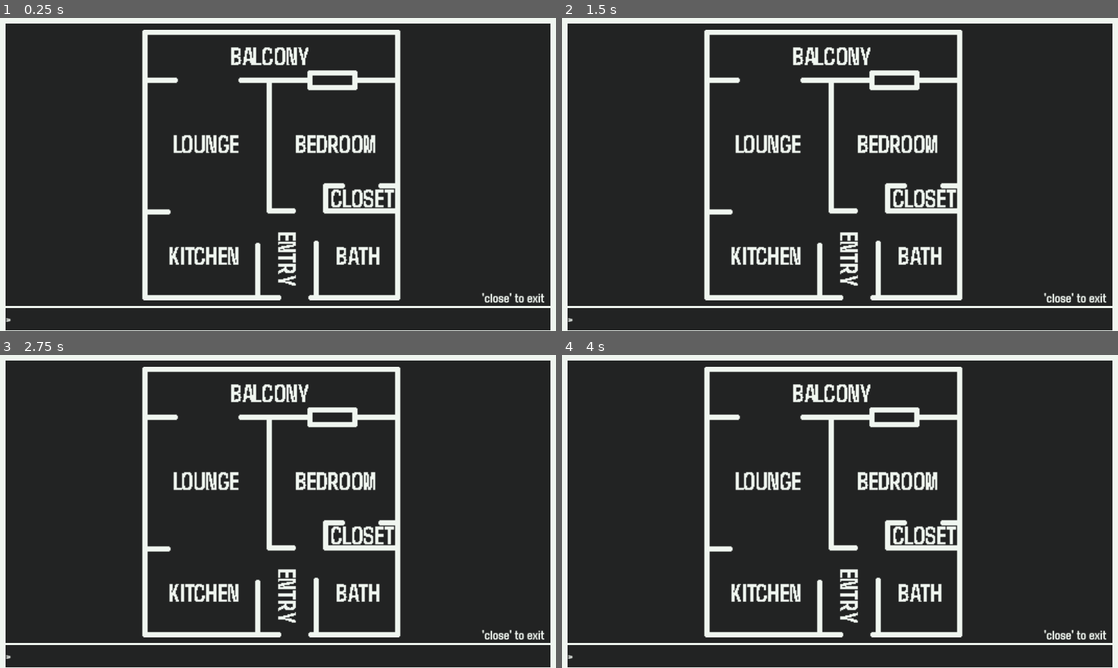
Above: before the commit, frames 1-4 (two rows, left to right).
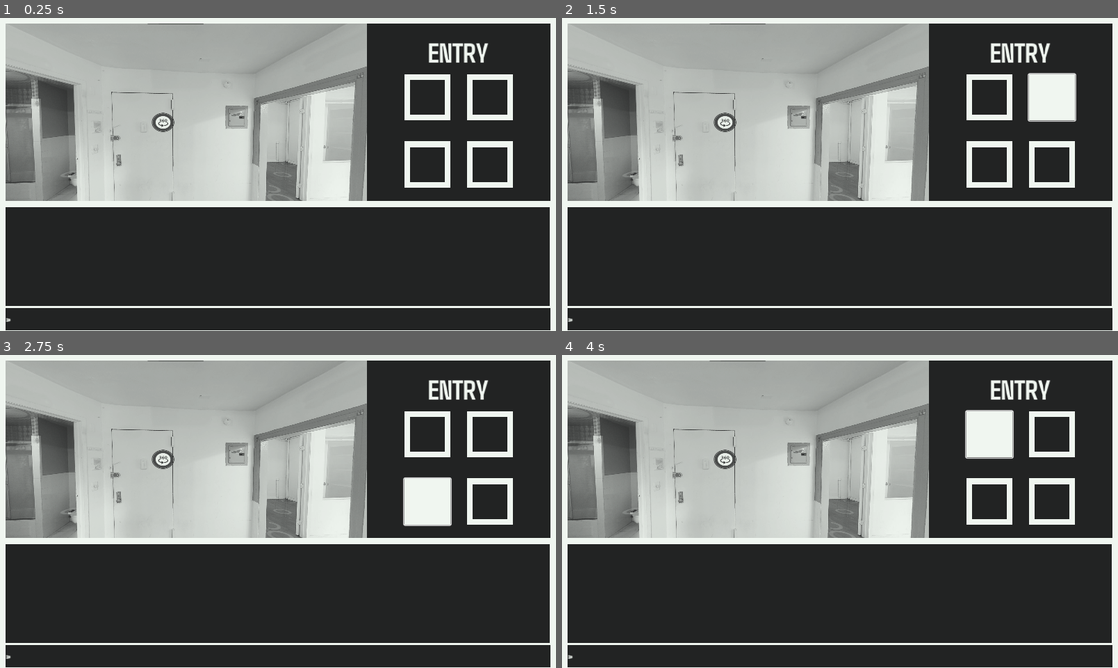
Above: after the commit, the same moments.

Repository: Birdboys/syzygyMystery
Game: Godot game, scene res://Scenes/main.tscn
Same seed, same stepped clock (60 frames per second), same inputs: the game is played once before the commit and once after it.
Inputs (mouse positions are in pixels of both pictures, inside the frame that each line leads up to):
- Up to frame 1 (0.25 s): no input
- Up to frame 2 (1.5 s): click (990, 96) at 0.5 s; click (1051, 96) at 1.25 s
- Up to frame 3 (2.75 s): click (428, 502) at 2 s
- Up to frame 4 (4 s): click (1051, 502) at 2.75 s; click (990, 433) at 3.5 s

The runs differ from the first frame. In frame 1, 45% of the frame differs, in the area x 1-99%, y 1-92%; in frame 2, 46%; in frame 3, 46%; in frame 4, 46%.

Commit message:
added going backward

Diff:
--- a/Assets/texts/real_words.json
+++ b/Assets/texts/real_words.json
@@ -31,5 +31,6 @@
 	"mirror":["noun"],
 	"room":["noun"],
 	"rug":["noun"],
-	"key":["noun"]
+	"key":["noun"],
+	"back":["noun"]
 }
--- a/Scenes/ui.tscn
+++ b/Scenes/ui.tscn
@@ -130,6 +130,7 @@
 grow_vertical = 2
 
 [node name="mapPanel" type="Panel" parent="."]
+visible = false
 layout_mode = 1
 anchors_preset = 15
 anchor_right = 1.0
--- a/Scripts/main.gd
+++ b/Scripts/main.gd
@@ -8,7 +8,8 @@
 @onready var theme_id = 0
 @onready var num_themes = 4
 @onready var mode = 0 #0-LOOK,1-MENU
-@export var currentRoom: String
+@onready var currentRoom
+@onready var prevRoom = null
 
 # Called when the node enters the scene tree for the first time.
 func _ready():
@@ -94,8 +95,21 @@
 	if room_change == null:
 		UI.addLogText("You must enter a location to move")
 		return
+	elif room_change == "back":
+		if prevRoom:
+			var temp = currentRoom
+			currentRoom = prevRoom
+			prevRoom = currentRoom
+			UI.updateLookImage(currentRoom, theme_names[theme_id])
+			UI.updateLookText(currentRoom[0].to_upper()+currentRoom.substr(1))
+			UI.addLogText("You have moved into the %s" %(currentRoom))
+		else:
+			UI.addLogText("There is no where to go back to")
+		return
+
 	if rooms[currentRoom].isRoomConnected(room_change):
 		if room_change != currentRoom:
+			prevRoom = currentRoom
 			currentRoom = room_change
 			UI.updateLookImage(currentRoom, theme_names[theme_id])
 			UI.updateLookText(currentRoom[0].to_upper()+currentRoom.substr(1))
